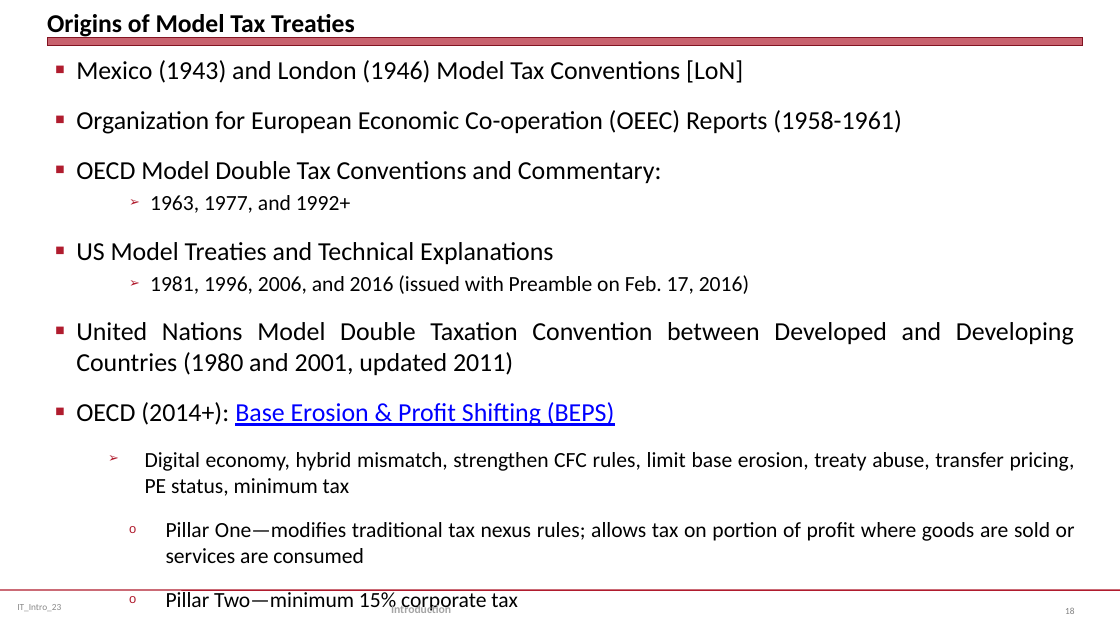
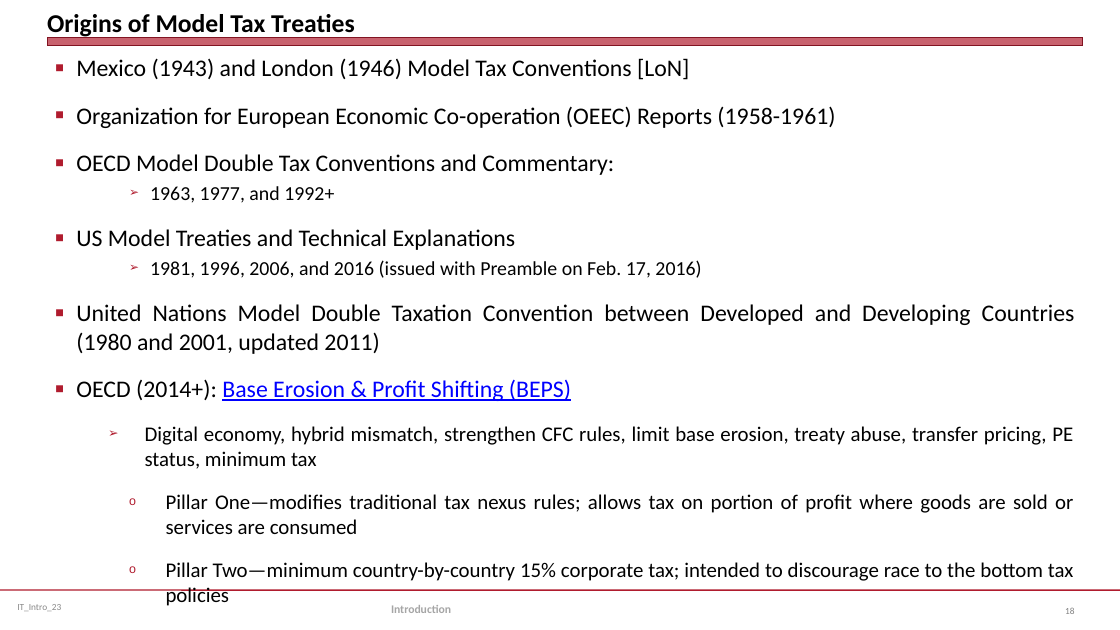
Before and after one commit to jmc877/International-Tax, a slide deck: slide 18 of slides/IT_Intro_23.pptx. Drawn at 1120x630 pixels with LibreOffice and Linux fonts; fonts in the diff are those of the drawing. Boxes give left, top, right and bottom in pixels: in the first picture for what was removed or moved away, otherwise in the second. Text is boxed around its words. In the diff, an @@ line names an element or a change of style, - is before the commit and + after.

```diff
--- a/slides/IT_Intro_23.pptx
+++ b/slides/IT_Intro_23.pptx
@@ text at (76,58,1075,534): size 22.2 to 20.4 pt in "Mexico (1943) and London (1946) Model Tax ...", "Organization for European Economic Co-operation (OEEC) Repor ...", "OECD Model Double Tax Conventions and Commentary:", "US Model Treaties and Technical Explanations" and 2 more places; size 18.5 to 17 pt in "1963, 1977, and 1992+", "1981, 1996, 2006, and 2016 (issued with ..."; size 18.5 to 17.9 pt in "Digital economy, hybrid mismatch, strengthen CFC rules, ...", "Pillar One—modifies traditional tax nexus rules; allows ..." @@
@@ text at (166,562,1074,581): text changed; size 18.5 to 17.9 pt @@
-    o Pillar Two—minimum 15% corporate tax
+    o Pillar Two—minimum country-by-country 15% corporate tax; intended to discourage race to the bottom tax policies
```
Also in this commit, not shown: 1 other slide changed, 1 slide added.
